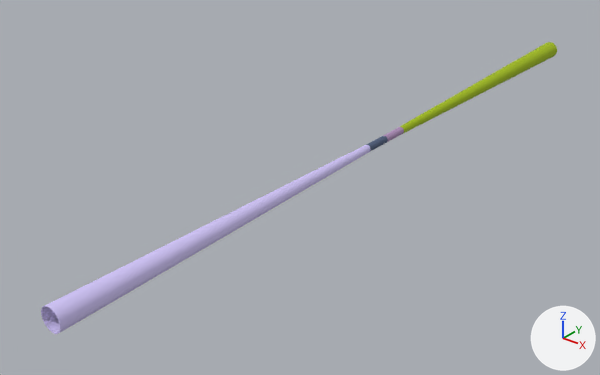
The glTF model src/assets/detectors/ALLEGRO_o2_v01.gltf as it was, and as the next commit left it.
Both versions are drawn from a camera (50 mm lens) standing at (124.0, -195.0, 95.0) and looking at (-16.0, -21.0, -13.0). Lighting does not change. The marker at lower right points along +X, +Y and +Z. The first picture is the older version. Where no turn or scale is listed for an object, it has been applied to the vertices.

The scene before the commit, as lines of its bpy script (objects in view):
```python
mat_material_2 = principled_material('Material_2')
mat_material_2.base_color = (0.644, 0.565, 0.947)  # purple #d2c6f9
mat_material_2.roughness = 1.0
mat_material_3 = principled_material('Material_3')
mat_material_3.base_color = (0.371, 0.515, 0.00651)  # green #a4be13
mat_material_3.roughness = 1.0
me_mesh_2 = bpy.data.meshes.new('Mesh_2')
me_mesh_2.from_pydata(...)  # 124 vertices, 240 faces; spans x -3.1..3.1, y -55.0..55.0, z -3.1..3.1
me_mesh_2.materials.append(mat_material_2)  # purple #d2c6f9
me_mesh_3 = bpy.data.meshes.new('Mesh_3')
me_mesh_3.from_pydata(...)  # 124 vertices, 240 faces; spans x -3.1..3.1, y -55.0..55.0, z -3.1..3.1
me_mesh_3.materials.append(mat_material_3)  # green #a4be13
ob_tube_albemet162_wall2_7_001 = bpy.data.objects.new('tube_AlBeMet162_wall2_7.001', me_mesh_3)
ob_tube_albemet162_wall2_7_001.location = (0.0, 64.0, 0.0)
ob_tube_albemet162_wall_6_001 = bpy.data.objects.new('tube_AlBeMet162_wall_6.001', me_mesh_2)
ob_tube_albemet162_wall_6_001.location = (0.0, -64.0, 0.0)
```
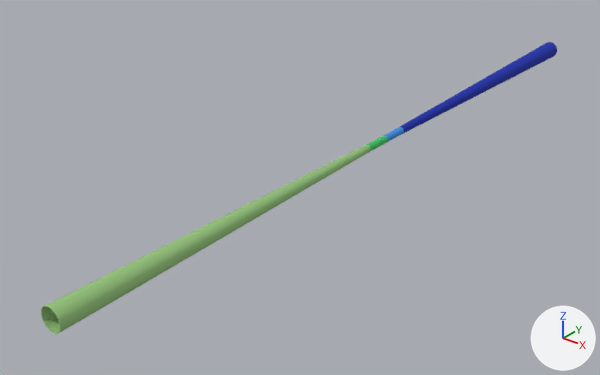
Patch to the scene script:
```diff
--- a/src/assets/detectors/ALLEGRO_o2_v01.gltf.py
+++ b/src/assets/detectors/ALLEGRO_o2_v01.gltf.py
@@ mat_material_2 @@
 mat_material_2 = principled_material('Material_2')
-mat_material_2.base_color = (0.644, 0.565, 0.947)  # purple #d2c6f9
+mat_material_2.base_color = (0.305, 0.552, 0.205)  # green #96c47d
 mat_material_2.roughness = 1.0
@@ mat_material_3 @@
 mat_material_3 = principled_material('Material_3')
-mat_material_3.base_color = (0.371, 0.515, 0.00651)  # green #a4be13
+mat_material_3.base_color = (0.00802, 0.0262, 0.423)  # blue #162dae
 mat_material_3.roughness = 1.0
```

Location of each change, (x1, y1, x2, y2) in pixels of the pictures (600 x 375 px):
'tube_AlBeMet162_wall_6.001', recoloured
    both: (41, 145, 371, 334)
'tube_AlBeMet162_wall2_7.001', recoloured
    both: (400, 42, 557, 133)
